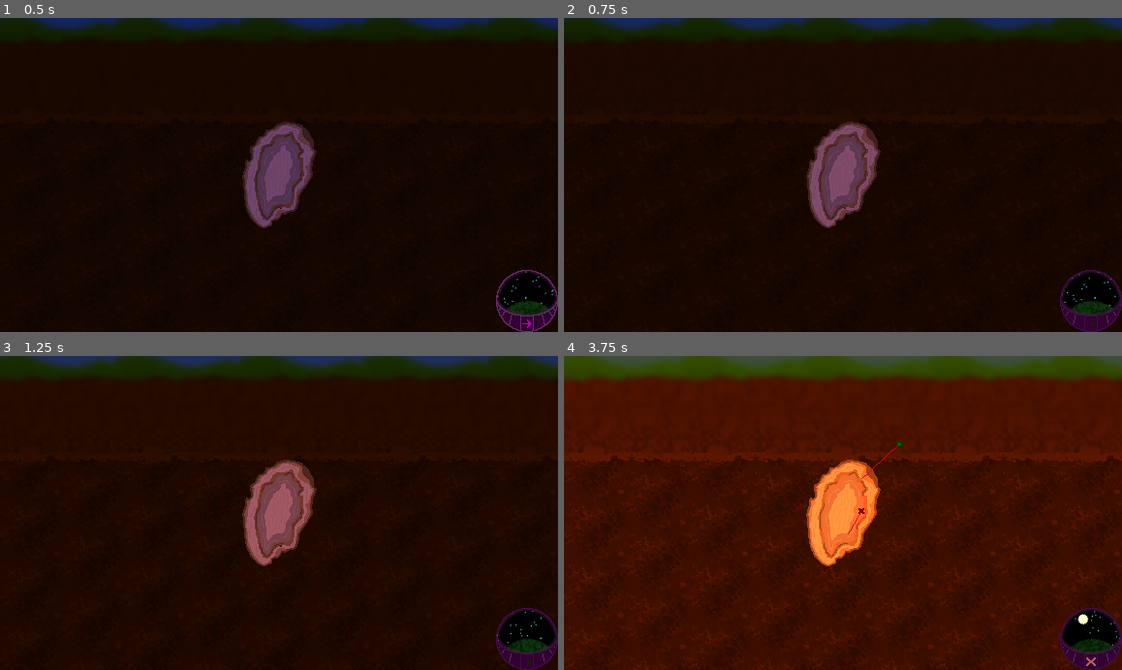
Above: before the commit, frames 1-4 (two rows, left to right).
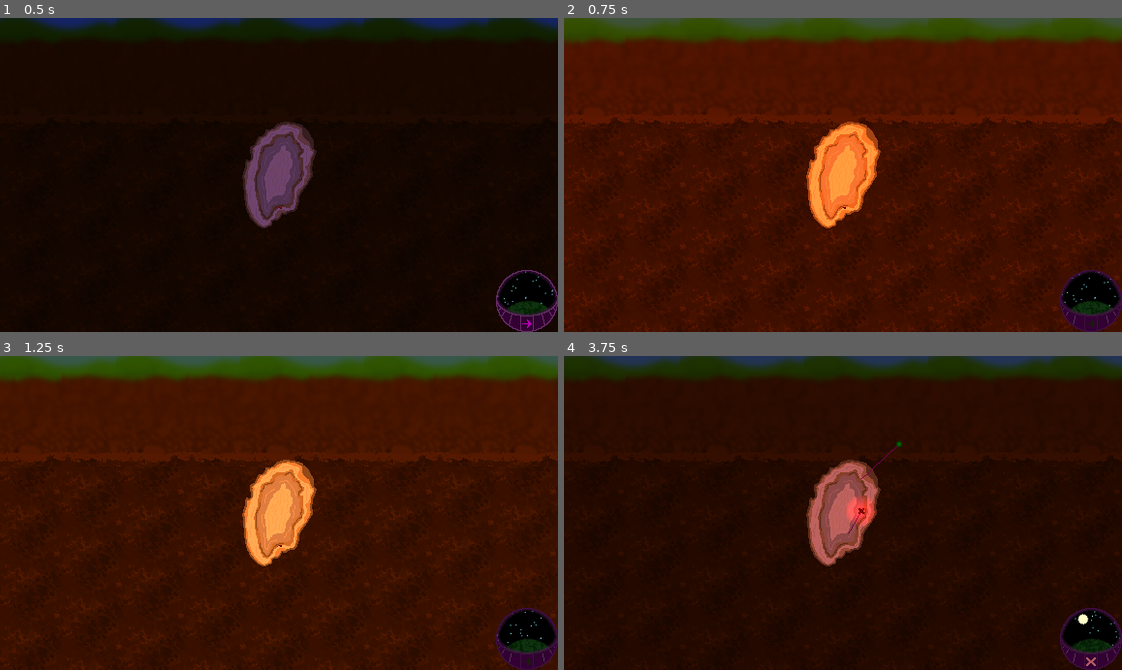
Above: after the commit, the same moments.

Repository: dragonryan06/trellis
Game: Godot game, scene res://test_world.tscn
Same seed, same stepped clock (60 frames per second), same inputs: the game is played once before the commit and once after it.
Inputs (mouse positions are in pixels of both pictures, inside the frame that each line leads up to):
- Up to frame 1 (0.5 s): no input
- Up to frame 2 (0.75 s): click (1088, 300) at 0.5 s
- Up to frame 3 (1.25 s): no input
- Up to frame 4 (3.75 s): click (1088, 638) at 1.25 s; click (1088, 638) at 2 s; drag from (859, 481) to (898, 443) at 2.77 s; drag from (843, 544) to (898, 443) at 3.52 s

Frame 1 is identical in both runs. In frame 2, 98% of the frame differs, in the area x 0-100%, y 0-100%; in frame 3, 82%; in frame 4, 83%.

Commit message:
Make ambient lighting shift with phases

Diff:
--- /dev/null
+++ b/effects/ambient_lighting.gd
@@ -0,0 +1,6 @@
+extends CanvasModulate
+
+func _ready() -> void:
+	GameState.next_phase.connect(
+		func(): $AnimationPlayer.play(GameState.phase_name)
+	)
--- a/test_world.tscn
+++ b/test_world.tscn
@@ -2,6 +2,7 @@
 
 [ext_resource type="Script" uid="uid://j0a2ggokrtd4" path="res://meta/test_world.gd" id="1_1lwx6"]
 [ext_resource type="Texture2D" uid="uid://dkyja5sv2j55t" path="res://backdrop/test-dirt.png" id="1_dxppu"]
+[ext_resource type="Script" uid="uid://jieklw1gf8ax" path="res://effects/ambient_lighting.gd" id="2_jvck6"]
 [ext_resource type="PackedScene" uid="uid://dgqsxm6vmlr5g" path="res://plants/player_core.tscn" id="3_1lwx6"]
 [ext_resource type="Script" uid="uid://b31wlpyc00bk6" path="res://meta/player_camera.gd" id="3_dsnr4"]
 [ext_resource type="Texture2D" uid="uid://cmxnj3c8a1xvt" path="res://backdrop/sky.png" id="3_lf0gk"]
@@ -12,53 +13,6 @@
 [ext_resource type="Texture2D" uid="uid://bigjmp61udysq" path="res://backdrop/hills.png" id="5_4tg7h"]
 [ext_resource type="PackedScene" uid="uid://is0paf2w24vv" path="res://generation/soil_resources.tscn" id="11_5457m"]
 [ext_resource type="PackedScene" uid="uid://bnmy137bcgfqg" path="res://hud/next_turn_button.tscn" id="12_ivea3"]
-
-[sub_resource type="Animation" id="Animation_jvck6"]
-length = 0.001
-tracks/0/type = "bezier"
-tracks/0/imported = false
-tracks/0/enabled = true
-tracks/0/path = NodePath(".:color:r")
-tracks/0/interp = 1
-tracks/0/loop_wrap = true
-tracks/0/keys = {
-"handle_modes": PackedInt32Array(0),
-"points": PackedFloat32Array(1, -0.25, 0, 0.25, 0),
-"times": PackedFloat32Array(0)
-}
-tracks/1/type = "bezier"
-tracks/1/imported = false
-tracks/1/enabled = true
-tracks/1/path = NodePath(".:color:g")
-tracks/1/interp = 1
-tracks/1/loop_wrap = true
-tracks/1/keys = {
-"handle_modes": PackedInt32Array(0),
-"points": PackedFloat32Array(0.79499996, -0.25, 0, 0.25, 0),
-"times": PackedFloat32Array(0)
-}
-tracks/2/type = "bezier"
-tracks/2/imported = false
-tracks/2/enabled = true
-tracks/2/path = NodePath(".:color:b")
-tracks/2/interp = 1
-tracks/2/loop_wrap = true
-tracks/2/keys = {
-"handle_modes": PackedInt32Array(0),
-"points": PackedFloat32Array(0.7, -0.25, 0, 0.25, 0),
-"times": PackedFloat32Array(0)
-}
-tracks/3/type = "bezier"
-tracks/3/imported = false
-tracks/3/enabled = true
-tracks/3/path = NodePath(".:color:a")
-tracks/3/interp = 1
-tracks/3/loop_wrap = true
-tracks/3/keys = {
-"handle_modes": PackedInt32Array(0),
-"points": PackedFloat32Array(1, -0.25, 0, 0.25, 0),
-"times": PackedFloat32Array(0)
-}
 
 [sub_resource type="Animation" id="Animation_ivea3"]
 resource_name = "dawn"
@@ -204,12 +158,59 @@
 "times": PackedFloat32Array(0, 2, 4)
 }
 
+[sub_resource type="Animation" id="Animation_jvck6"]
+length = 0.001
+tracks/0/type = "bezier"
+tracks/0/imported = false
+tracks/0/enabled = true
+tracks/0/path = NodePath(".:color:r")
+tracks/0/interp = 1
+tracks/0/loop_wrap = true
+tracks/0/keys = {
+"handle_modes": PackedInt32Array(0),
+"points": PackedFloat32Array(1, -0.25, 0, 0.25, 0),
+"times": PackedFloat32Array(0)
+}
+tracks/1/type = "bezier"
+tracks/1/imported = false
+tracks/1/enabled = true
+tracks/1/path = NodePath(".:color:g")
+tracks/1/interp = 1
+tracks/1/loop_wrap = true
+tracks/1/keys = {
+"handle_modes": PackedInt32Array(0),
+"points": PackedFloat32Array(0.79499996, -0.25, 0, 0.25, 0),
+"times": PackedFloat32Array(0)
+}
+tracks/2/type = "bezier"
+tracks/2/imported = false
+tracks/2/enabled = true
+tracks/2/path = NodePath(".:color:b")
+tracks/2/interp = 1
+tracks/2/loop_wrap = true
+tracks/2/keys = {
+"handle_modes": PackedInt32Array(0),
+"points": PackedFloat32Array(0.7, -0.25, 0, 0.25, 0),
+"times": PackedFloat32Array(0)
+}
+tracks/3/type = "bezier"
+tracks/3/imported = false
+tracks/3/enabled = true
+tracks/3/path = NodePath(".:color:a")
+tracks/3/interp = 1
+tracks/3/loop_wrap = true
+tracks/3/keys = {
+"handle_modes": PackedInt32Array(0),
+"points": PackedFloat32Array(1, -0.25, 0, 0.25, 0),
+"times": PackedFloat32Array(0)
+}
+
 [sub_resource type="AnimationLibrary" id="AnimationLibrary_jvck6"]
 _data = {
-&"RESET": SubResource("Animation_jvck6"),
-&"dawn": SubResource("Animation_ivea3"),
-&"dusk": SubResource("Animation_5457m"),
-&"noon": SubResource("Animation_07jwy")
+&"Dawn": SubResource("Animation_ivea3"),
+&"Dusk": SubResource("Animation_5457m"),
+&"Noon": SubResource("Animation_07jwy"),
+&"RESET": SubResource("Animation_jvck6")
 }
 
 [node name="TestWorld" type="Node2D" unique_id=1425755023]
@@ -217,10 +218,11 @@
 
 [node name="AmbientLighting" type="CanvasModulate" parent="." unique_id=1842319712]
 color = Color(1, 0.79499996, 0.7, 1)
+script = ExtResource("2_jvck6")
 
 [node name="AnimationPlayer" type="AnimationPlayer" parent="AmbientLighting" unique_id=1312057350]
 libraries/ = SubResource("AnimationLibrary_jvck6")
-autoplay = &"dawn"
+autoplay = &"Dawn"
 
 [node name="Backdrop" type="Node2D" parent="." unique_id=930784402]
 
Not shown, added: effects/ambient_lighting.gd.uid
